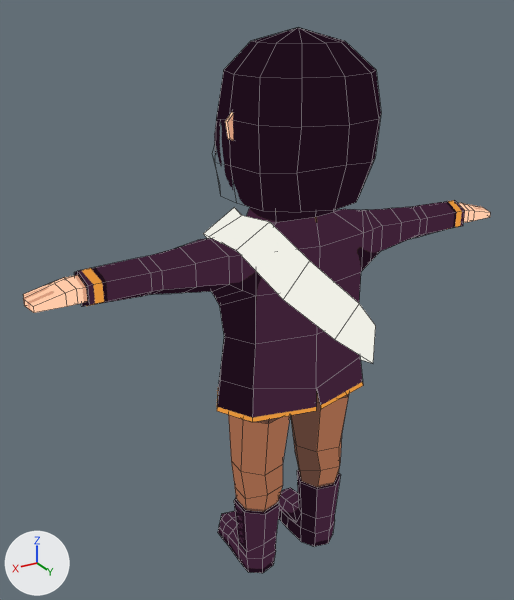
Two versions of the Blender file art/human.blend, one commit apart.
Rendered twice from a 50 mm camera at (1.261, 1.865, 2.052) aimed at (0.094, -0.08, 1.08). The axes (+X, +Y, +Z) are drawn at lower left. The lights are the same throughout. Mesh edges are drawn as thin lines.

Objects in the first picture: 'hair', 'human'.
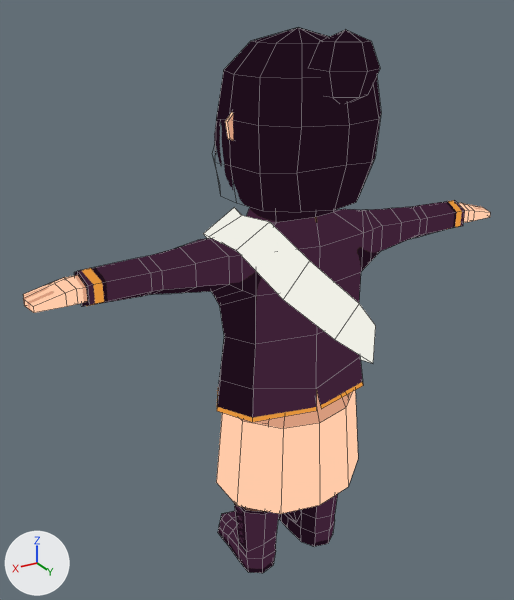
What changed in the scene script:
```text
Add img_dress_png:
    img_dress_png = load_image('dress.png', 'dress.png', 512, 512, 'sRGB')
Add mat_dress:
    mat_dress = bpy.data.materials.new('dress')
    # colours: white #ffffff
    # uses the picture img_dress_png
Change me_cube_001:
    used by ob_hair; location = (0.0, 0.0, 0.003); rotation_euler = (0.0, 0.0, -1.571), in degrees (0, 0, -90); scale = (0.254, 0.254, 0.254)
    remove me_cube_001.from_pydata(...)  # 58 vertices, 54 faces; spans x -1.04..1.02, y -0.93..0.93, z 5.72..7.71
    add me_cube_001.from_pydata(...)  # 78 vertices, 78 faces; spans x -1.29..1.02, y -0.93..0.93, z 5.72..7.72
    me_cube_001 part 1: a new loose piece, a UV sphere (6 segments, 4 rings, poles along z) spanning x -1.29..-0.5, y -0.34..0.34, z 6.93..7.72, in mat_hair
Add me_cube_002:
    me_cube_002.from_pydata(...)  # 30 vertices, 20 faces; spans x -0.79..0.79, y -1.07..1.07, z 1.37..3.99
    me_cube_002.materials.append(mat_dress)
Add ob_dress:
    ob_dress = bpy.data.objects.new('dress', me_cube_002)
    ob_dress.location = (0.0, 0.0, 0.003)
    ob_dress.rotation_euler = (0.0, 0.0, -1.571)  # degrees (0, 0, -90)
    ob_dress.scale = (0.254, 0.254, 0.254)
```

Changed parts and their boxes [x1, y1, x2, y2] in the pictures (514 x 600 px):
'dress', added: after [216, 389, 358, 514]
part 1 of me_cube_001, added (black): after [309, 30, 380, 103]
